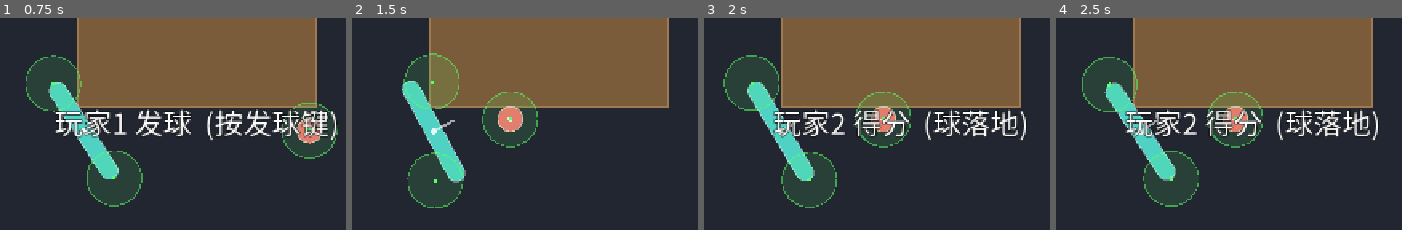
Above: before the commit, frames 1-4 (left to right).
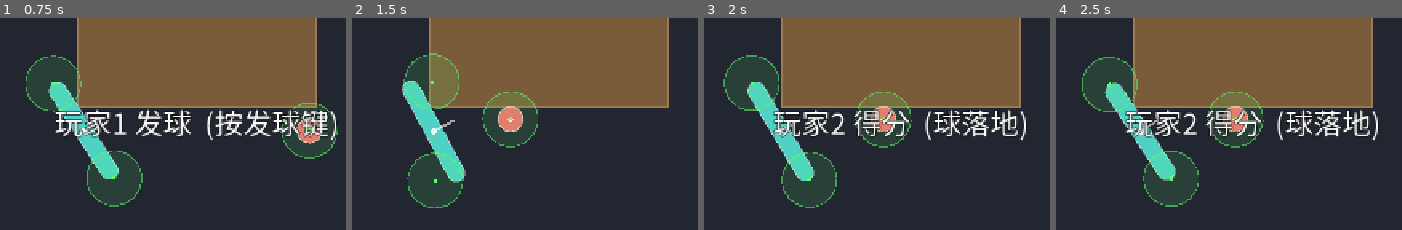
Above: after the commit, the same moments.

Repository: shuperidou/BMA-Arena
Game: Godot game, scene res://scenes/Main.tscn
Same seed, same stepped clock (60 frames per second), same inputs: the game is played once before the commit and once after it.
Inputs (mouse positions are % of the whole screen's width and height, from its top left):
- Up to frame 1 (0.75 s): tap Enter at 0.5 s; move the mouse to (82, 46) at 0.52 s; hold D from 0.53 s (still down); tap 2 at 0.6 s; click (82, 46) at 0.67 s
- Up to frame 2 (1.5 s): tap Space at 0.77 s; release D at 1.25 s; drag from (34, 57) to (51, 72) at 1.27 s
- Up to frame 3 (2 s): no input
- Up to frame 4 (2.5 s): move the mouse to (68, 28) at 2.02 s; hold D from 2.03 s (still down); tap 4 at 2.1 s
The pictures show only the part of the screen within x 28-78%, y 23-73%; the shares and areas given below are measured in that part.

Frame 1 is identical in both runs. In frame 2, 0.1% of the frame differs, in the area x 37-54%, y 34-61%; in frame 3, less than 0.1%; in frame 4, less than 0.1%.

Commit message:
feat(ai): opponent-aware landing (target far side) + feint (bait facing, snap to real near ball); AI level system (novice..master: error/smart-aim/feint/smash) selectable in ESC menu; T17

Diff:
--- a/scripts/autoload/game_config.gd
+++ b/scripts/autoload/game_config.gd
@@ -260,6 +260,31 @@
 var ai_unstick_frames: int = 14         ## 连续卡住这么多帧 -> 触发脱困侧移
 var ai_unstick_gain: float = 1.6        ## 脱困侧移权重
 var ai_shot_depth_jitter: float = 0.12  ## 击球落点深度抖动 (±比例); 0=完全精确
+var ai_feint_switch_dist: float = 150.0  ## 假动作: 球近至此距离内才切换成真实朝向
+
+## ---- AI 强度 / 等级 (ESC 菜单选择) ----
+## 等级 = 一组"能力与技巧": 失误率 / 挑对手对侧落点 / 假动作 / 扣杀。
+var ai_level: int = 2
+
+func ai_level_count() -> int:
+	return 5
+
+func ai_level_name(i: int = -1) -> String:
+	var k: int = ai_level if i < 0 else i
+	var names: Array[String] = ["新手", "入门", "普通", "高手", "大师"]
+	return names[clampi(k, 0, names.size() - 1)]
+
+## 应用等级 (写入 ai_error_chance)。换档后调用。
+func ai_apply_level() -> void:
+	var errs: Array[float] = [0.30, 0.15, 0.05, 0.02, 0.0]
+	ai_error_chance = errs[clampi(ai_level, 0, errs.size() - 1)]
+
+func ai_smart_aim() -> bool:
+	return ai_level >= 2   ## 会挑"对手对侧"落点
+func ai_feint() -> bool:
+	return ai_level >= 3   ## 会做假动作
+func ai_level_smash() -> bool:
+	return ai_level >= 3   ## 会用扣杀 (与 F1 8 手动开关取或)
 
 # ============================================================
 #  I. 阻挡判定 (全部临时阈值) [TEMP]
--- a/scripts/core/main.gd
+++ b/scripts/core/main.gd
@@ -15,6 +15,7 @@
 var players: Array[PlayerController] = []
 
 func _ready() -> void:
+	GameConfig.ai_apply_level()
 	arena = Arena.new()
 	arena.name = "Arena"
 	add_child(arena)
--- a/scripts/player/player_controller.gd
+++ b/scripts/player/player_controller.gd
@@ -20,6 +20,7 @@
 var debug_last_error: String = ""   ## 最近一次 AI 失误表现 (Debug 用)
 var _ai_stuck_frames: int = 0       ## AI 连续"想动却动不了"的帧数 (脱困用)
 var _ai_aim_x: float = 0.0          ## AI 本次进攻落点 x (换对手击球时重选) -> 决定方向
+var _ai_bait_x: float = 0.0         ## 假动作诱饵 x (与真实落点相反侧)
 var _ai_last_hitter_seen: Node = null
 
 var hit_points: Array[HitPoint] = []
@@ -305,15 +306,28 @@
 			q.x = tr.end.x
 	return q
 
-## 换一次进攻落点 (在"好区"内随机 x, 让落点有变化; 走它自己的方向 -> 不受辅助拉回中心)。
+## 换一次进攻落点 (好区内)。达到"普通"以上会挑对手对侧 (逼他跑); 并备一个反侧诱饵做假动作。
 func _ai_pick_aim() -> void:
 	var tr := GameConfig.table_rect()
 	var m: float = maxf(GameConfig.assist_good_margin, 20.0)
-	_ai_aim_x = randf_range(tr.position.x + m, tr.end.x - m)
-
-## AI 朝向点 = 本次落点关于墙的镜像。朝向它 -> raw_dir 指向镜像 -> 撞墙后落点 = 目标 x。
+	var lo: float = tr.position.x + m
+	var hi: float = tr.end.x - m
+	if GameConfig.ai_smart_aim() and rival != null:
+		var opp_x: float = rival.global_position.x
+		var far: float = hi if opp_x < 0.0 else lo        # 挑对手的反侧
+		_ai_aim_x = clampf(far + randf_range(-m, m), lo, hi)
+	else:
+		_ai_aim_x = randf_range(lo, hi)
+	_ai_bait_x = (lo + hi) - _ai_aim_x                    # 诱饵 = 真实落点的反侧
+
+## AI 朝向点 = 落点关于墙的镜像。朝向它 -> raw_dir 指向镜像 -> 撞墙后落点 = 目标 x。
+## 假动作: 球还远时先朝向"诱饵"(反侧), 球近到阈值内再切真实落点 (骗对手先动)。
 func _ai_face_point() -> Vector2:
-	return Vector2(_ai_aim_x, 2.0 * GameConfig.wall_inner_y() - GameConfig.table_center.y)
+	var x: float = _ai_aim_x
+	if GameConfig.ai_feint() and ball != null \
+			and global_position.distance_to(ball.global_position) > GameConfig.ai_feint_switch_dist:
+		x = _ai_bait_x
+	return Vector2(x, 2.0 * GameConfig.wall_inner_y() - GameConfig.table_center.y)
 
 ## AI 的"挥动": 反推出能打到桌上目标的判定区速度 (world) —— 走与玩家相同的 HitSystem 判定。
 ## 目标 = 本次落点 _ai_aim_x 的墙镜像; 由 vz 反推所需球速 -> 反推 strength -> v_along。
@@ -355,7 +369,7 @@
 	var strength: float = clampf((want_speed - GameConfig.hit_speed_min) \
 		/ maxf(GameConfig.hit_speed_max - GameConfig.hit_speed_min, 1.0), 0.0, 1.0)
 	# AI 扣杀开关(关): 高球时压低力度, 避免无意触发扣杀
-	if not GameConfig.debug_ai_smash and ball.z >= GameConfig.smash_height_min:
+	if not (GameConfig.debug_ai_smash or GameConfig.ai_level_smash()) and ball.z >= GameConfig.smash_height_min:
 		strength = minf(strength, maxf(GameConfig.smash_power_min - 0.05, 0.0))
 	var v_along: float = ref * pow(strength, 1.0 / curve)
 	var sw: Vector2 = facing * v_along + perp * v_perp
@@ -416,7 +430,7 @@
 		speed = clampf(speed, GameConfig.hit_speed_min, GameConfig.hit_speed_max)
 	# 扣杀 (仅当 F1 开关打开): 球够高 + 概率成功 -> vz 向下、速度由它反推(很快)
 	debug_last_error = ""
-	var ai_smash: bool = GameConfig.debug_ai_smash and ball != null \
+	var ai_smash: bool = (GameConfig.debug_ai_smash or GameConfig.ai_level_smash()) and ball != null \
 		and ball.z >= GameConfig.ai_smash_height_min \
 		and randf() < GameConfig.smash_success_chance
 	if ai_smash:
--- a/scripts/tools/hit_test.gd
+++ b/scripts/tools/hit_test.gd
@@ -403,6 +403,40 @@
 	_check("T16 AI 落点可控 (左右明显不同)", absf(xl - xr) > 60.0,
 		"left=%.0f right=%.0f" % [xl, xr])
 
+	# T17: AI 等级 —— 挑对手对侧落点 / 假动作 / 失误率随等级变化
+	var ai4: AiPlayer = main_node.players[1]
+	ai4.rival = p1
+	ai4.global_position = Vector2(0.0, 30.0)
+	GameConfig.ai_level = 2
+	p1.global_position = Vector2(-120.0, 30.0)
+	ai4._ai_pick_aim()
+	var aim_r: float = ai4._ai_aim_x
+	p1.global_position = Vector2(120.0, 30.0)
+	ai4._ai_pick_aim()
+	var aim_l: float = ai4._ai_aim_x
+	_check("T17 挑对手对侧落点", aim_r > 0.0 and aim_l < 0.0,
+		"对手左->落点%.0f  对手右->落点%.0f" % [aim_r, aim_l])
+	GameConfig.ai_level = 3
+	ai4._ai_aim_x = 120.0
+	ai4._ai_bait_x = -120.0
+	ball.global_position = Vector2(0.0, -200.0)   # 球远 -> 朝向诱饵
+	var far_x: float = ai4._ai_face_point().x
+	ball.global_position = Vector2(0.0, 20.0)     # 球近 -> 朝向真实
+	var near_x: float = ai4._ai_face_point().x
+	_check("T17 假动作 (远=诱饵, 近=真实)",
+		absf(far_x + 120.0) < 1.0 and absf(near_x - 120.0) < 1.0,
+		"far=%.0f near=%.0f" % [far_x, near_x])
+	GameConfig.ai_level = 0
+	GameConfig.ai_apply_level()
+	var e_new: float = GameConfig.ai_error_chance
+	GameConfig.ai_level = 4
+	GameConfig.ai_apply_level()
+	var e_master: float = GameConfig.ai_error_chance
+	_check("T17 失误率随等级下降", e_new > e_master, "新手=%.2f 大师=%.2f" % [e_new, e_master])
+	GameConfig.ai_level = 2
+	GameConfig.ai_apply_level()
+	ball.global_position = Vector2(0.0, -90.0)
+
 ## 给定落点 x, 算出 AI 经 HitSystem 后的实际落点 x。
 func _ai_landing_x(ai: AiPlayer, aim_x: float) -> float:
 	ai._ai_aim_x = aim_x
--- a/scripts/ui/esc_menu.gd
+++ b/scripts/ui/esc_menu.gd
@@ -5,6 +5,7 @@
 
 var main_ref: Node = null
 var _shape_opt: OptionButton
+var _ai_opt: OptionButton
 var _size_slider: HSlider
 var _size_label: Label
 
@@ -41,13 +42,13 @@
 	add_child(dim)
 
 	var panel := Panel.new()
-	panel.position = Vector2(430, 140)
-	panel.size = Vector2(420, 360)
+	panel.position = Vector2(430, 120)
+	panel.size = Vector2(420, 420)
 	add_child(panel)
 
 	var vb := VBoxContainer.new()
 	vb.position = Vector2(28, 22)
-	vb.size = Vector2(364, 316)
+	vb.size = Vector2(364, 376)
 	vb.add_theme_constant_override("separation", 18)
 	panel.add_child(vb)
 
@@ -73,6 +74,24 @@
 	_shape_opt.get_popup().add_theme_font_size_override("font_size", 20)
 	_shape_opt.item_selected.connect(_on_shape)
 	srow.add_child(_shape_opt)
+
+	# AI 强度
+	var arow := HBoxContainer.new()
+	arow.add_theme_constant_override("separation", 10)
+	vb.add_child(arow)
+	var alab := Label.new()
+	alab.text = "AI 强度:"
+	_font(alab, 20)
+	arow.add_child(alab)
+	_ai_opt = OptionButton.new()
+	_font(_ai_opt, 20)
+	for i in GameConfig.ai_level_count():
+		_ai_opt.add_item(GameConfig.ai_level_name(i), i)
+	_ai_opt.selected = GameConfig.ai_level
+	_ai_opt.get_popup().add_theme_font_override("font", GameConfig.ui_font())
+	_ai_opt.get_popup().add_theme_font_size_override("font_size", 20)
+	_ai_opt.item_selected.connect(_on_ai_level)
+	arow.add_child(_ai_opt)
 
 	# 大小拖动条
 	var zrow := HBoxContainer.new()
@@ -119,6 +138,10 @@
 	GameConfig.player_shape_index = i
 	_apply()
 
+func _on_ai_level(i: int) -> void:
+	GameConfig.ai_level = i
+	GameConfig.ai_apply_level()
+
 func _on_size(v: float) -> void:
 	GameConfig.player_size_scale = v
 	_update_size_label()
